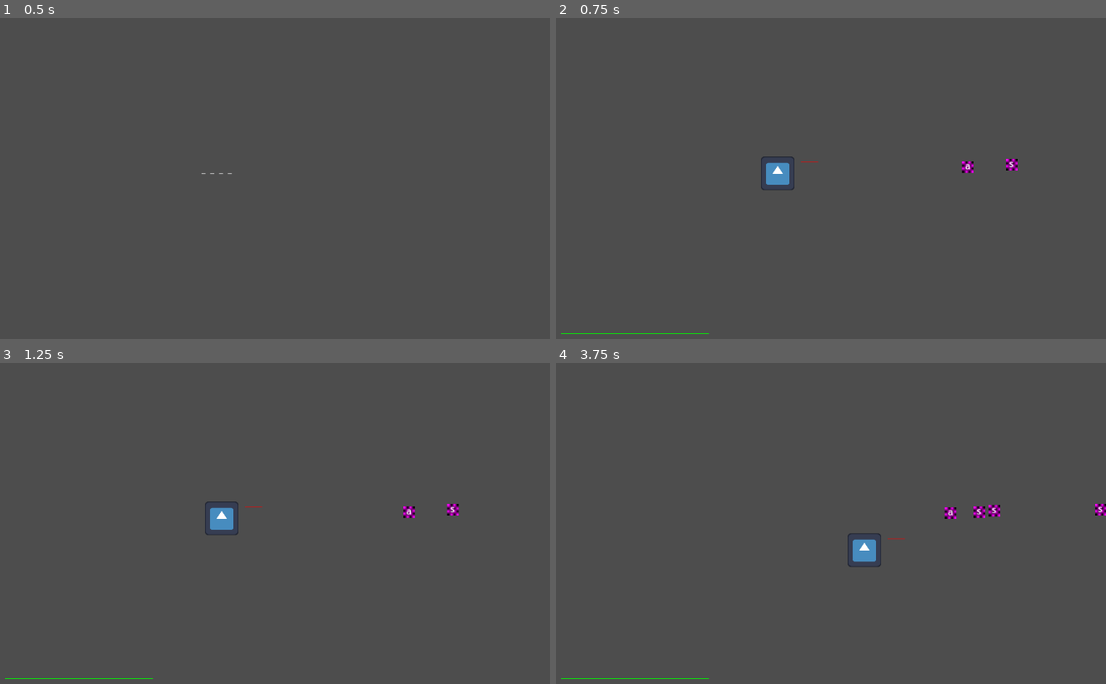
Above: before the commit, frames 1-4 (two rows, left to right).
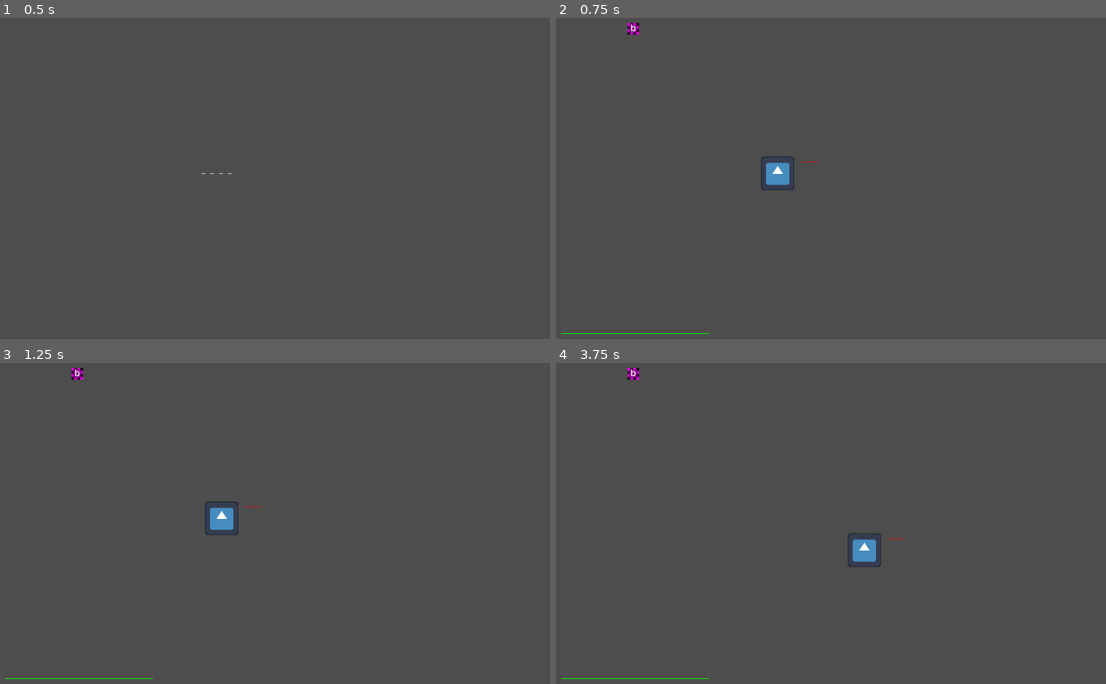
Above: after the commit, the same moments.

Repository: MagnusLucas/SpaceJam2025
Game: Godot game, scene res://UI/main_menu.tscn
The game is run twice, just before and just after one commit, with the same random seed, the same clock (stepped at 60 frames per second) and the same inputs. The engine's default icon, where the game draws it, is replaced by a stand-in: a white triangle on a blue panel in a dark square.
Inputs (mouse positions are in pixels of both pictures, inside the frame that each line leads up to):
- Up to frame 1 (0.5 s): no input
- Up to frame 2 (0.75 s): click "_ _ _ _" at 0.5 s
- Up to frame 3 (1.25 s): no input
- Up to frame 4 (3.75 s): tap Enter at 1.25 s; move the mouse to (919, 494) at 1.27 s; hold D (move_right) 1.28-2.03 s; tap Space (catch_letter) at 1.35, 3.6 s; click (919, 494) at 1.42 s; move the mouse to (638, 533) at 2.02 s; hold S (move_down) 2.03-2.78 s; tap Q (clear_word) at 2.1 s; move the mouse to (842, 430) at 2.77 s; hold D (move_right) 2.78-3.53 s; tap E (pick_terrain) at 2.85 s; move the mouse to (737, 587) at 3.52 s; hold W (move_up) from 3.53 s (still down); click (737, 587) at 3.67 s

Frame 1 is identical in both runs. In frame 2, 0.2% of the frame differs, in the area x 12-84%, y 1-49%; in frame 3, 0.2%; in frame 4, 0.4%, in the area x 12-100%, y 1-49%.

Commit message:
words added
cause shit is coool,ewkjhfsdbncxzm

Diff:
--- a/Game/GameData.json
+++ b/Game/GameData.json
@@ -27,11 +27,137 @@
 		},
 		"type": "KILL"
 	},
+	"book": {
+		"atlas_coords": {
+			"x": "3",
+			"y": "2"
+		},
+		"type": "STOP"
+	},
+	"box": {
+		"atlas_coords": {
+			"x": "3",
+			"y": "3"
+		},
+		"type": "STOP"
+	},
+	"bug": {
+		"atlas_coords": {
+			"x": "2",
+			"y": "2"
+		},
+		"type": "KILL"
+	},
+	"cow": {
+		"atlas_coords": {
+			"x": "3",
+			"y": "1"
+		},
+		"type": "STOP"
+	},
+	"hat": {
+		"atlas_coords": {
+			"x": "1",
+			"y": "0"
+		},
+		"type": "KILL"
+	},
+	"head": {
+		"atlas_coords": {
+			"x": "3",
+			"y": "4"
+		},
+		"type": "STOP"
+	},
+	"hole": {
+		"atlas_coords": {
+			"x": "2",
+			"y": "4"
+		},
+		"type": "KILL"
+	},
+	"leaf": {
+		"atlas_coords": {
+			"x": "3",
+			"y": "5"
+		},
+		"type": "STOP"
+	},
+	"lego": {
+		"atlas_coords": {
+			"x": "3",
+			"y": "0"
+		},
+		"type": "STOP"
+	},
+	"log": {
+		"atlas_coords": {
+			"x": "1",
+			"y": "5"
+		},
+		"type": "STOP"
+	},
+	"moo": {
+		"atlas_coords": {
+			"x": "3",
+			"y": "1"
+		},
+		"type": "STOP"
+	},
+	"rock": {
+		"atlas_coords": {
+			"x": "0",
+			"y": "3"
+		},
+		"type": "STOP"
+	},
 	"sass": {
 		"atlas_coords": {
 			"x": "1",
 			"y": "2"
 		},
 		"type": "SLOW"
+	},
+	"skull": {
+		"atlas_coords": {
+			"x": "3",
+			"y": "4"
+		},
+		"type": "STOP"
+	},
+	"spider": {
+		"atlas_coords": {
+			"x": "0",
+			"y": "4"
+		},
+		"type": "SLOW"
+	},
+	"stone": {
+		"atlas_coords": {
+			"x": "0",
+			"y": "3"
+		},
+		"type": "STOP"
+	},
+	"tree": {
+		"atlas_coords": {
+			"x": "2",
+			"y": "5"
+		},
+		"type": "STOP"
+	},
+	"wall": {
+		"atlas_coords": {
+			"x": "1",
+			"y": "4"
+		},
+		"type": "STOP"
+	},
+	"web": {
+		"atlas_coords": {
+			"x": "0",
+			"y": "4"
+		},
+		"type": "SLOW"
 	}
 }
--- a/Game/Map/Map.gd
+++ b/Game/Map/Map.gd
@@ -27,7 +27,7 @@
 	$"../../LoseOverlay".hide()
 	$"Player/Node2D/TextureProgressBar".show()
 	$"../../TextureProgressBar".value = 100
-	#wave0()
+	wave0()
 	while get_tree().get_node_count_in_group("Enemy") != 0:
 		await get_tree().create_timer(0.2).timeout
 	wave2()
